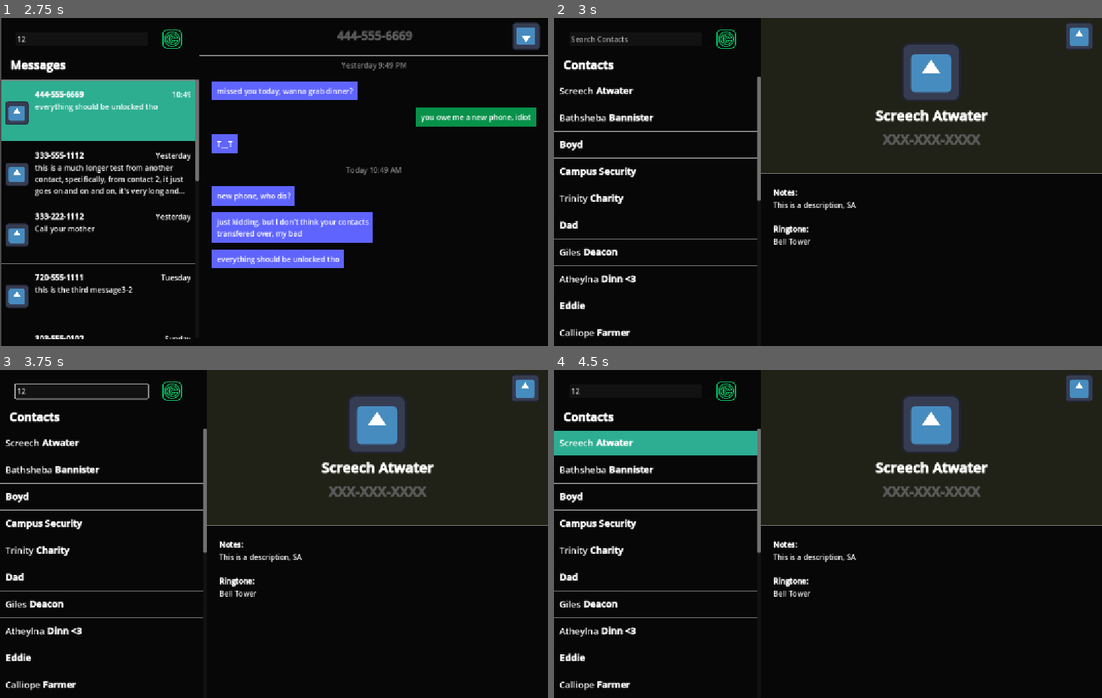
Above: before the commit, frames 1-4 (two rows, left to right).
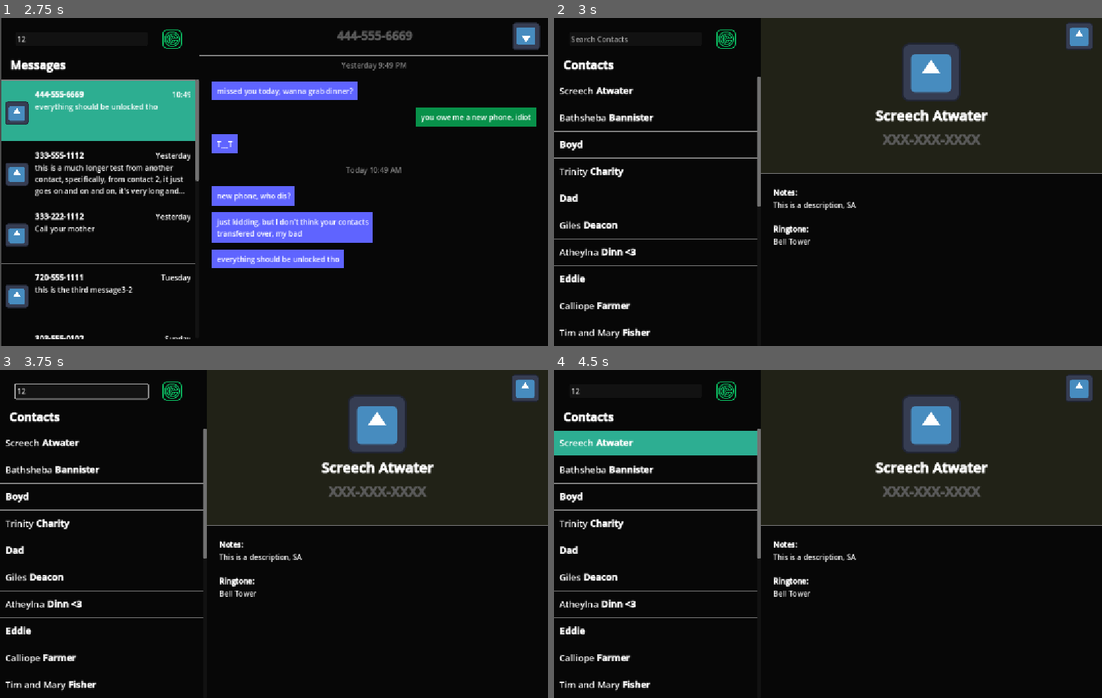
Above: after the commit, the same moments.

Repository: cyschneck/new-phone-who-dis
Game: Godot game, scene res://scenes/_main/start_menu.tscn
The game is run twice, just before and just after one commit, with the same random seed, the same clock (stepped at 60 frames per second) and the same inputs. The engine's default icon, where the game draws it, is replaced by a stand-in: a white triangle on a blue panel in a dark square.
Inputs (mouse positions are in pixels of both pictures, inside the frame that each line leads up to):
- Up to frame 1 (2.75 s): click (274, 306) at 0.5 s; click (82, 37) at 1.27 s; type "12" at 1.35 s; click (98, 109) at 2.02 s
- Up to frame 2 (3 s): click (1080, 37) at 2.75 s
- Up to frame 3 (3.75 s): click (82, 389) at 3.52 s; type "12" at 3.6 s
- Up to frame 4 (4.5 s): click (652, 442) at 4.27 s

Frame 1 is identical in both runs. In frame 2, 1.5% of the frame differs, in the area x 1-38%, y 45-98%; in frame 3, 1.5%; in frame 4, 1.5%.

Commit message:
new popup when contacts are correct

Diff:
--- a/new-phone-who-dis/data/contact_list.json
+++ b/new-phone-who-dis/data/contact_list.json
@@ -146,11 +146,4 @@
 		"description": "Brother",
 		"number": "303-555-0102",
 	},
-	"contact 22": {
-		"first_name": "Campus Security",
-		"last_name": "",
-		"icon": "icon_path",
-		"description": "Campus Security (old number)",
-		"number": "302-555-1117",
-	},
 }
--- a/new-phone-who-dis/project.godot
+++ b/new-phone-who-dis/project.godot
@@ -17,7 +17,7 @@
 
 [autoload]
 
-GameManager="*res://scripts/game_manager.gd"
+GameManager="*res://scripts/managers/game_manager.gd"
 
 [display]
 
--- a/new-phone-who-dis/scenes/_main/contacts.tscn
+++ b/new-phone-who-dis/scenes/_main/contacts.tscn
@@ -2,7 +2,7 @@
 
 [ext_resource type="Script" uid="uid://cfmtt801jgikh" path="res://scripts/contacts/contacts_manager.gd" id="1_wdjsl"]
 [ext_resource type="Texture2D" uid="uid://b4hrwgkmvlmdj" path="res://images/icons8-settings-50-0CCE6B.png" id="2_3nqok"]
-[ext_resource type="Script" uid="uid://f4530de140nn" path="res://scripts/settings.gd" id="3_yln2p"]
+[ext_resource type="Script" uid="uid://f4530de140nn" path="res://scripts/managers/settings.gd" id="3_yln2p"]
 [ext_resource type="PackedScene" uid="uid://c5rfdd52g1a61" path="res://scenes/contacts/contact_name.tscn" id="4_q0cfa"]
 [ext_resource type="Texture2D" uid="uid://dlvsclu2wa70u" path="res://images/icon.svg" id="5_0si4w"]
 [ext_resource type="Script" uid="uid://da3kvyqflppek" path="res://scripts/contacts/return_to_messages.gd" id="6_gt0pa"]
--- a/new-phone-who-dis/scenes/_main/messages.tscn
+++ b/new-phone-who-dis/scenes/_main/messages.tscn
@@ -3,7 +3,7 @@
 [ext_resource type="Script" uid="uid://do3e4ldyqejfj" path="res://scripts/messages/messages_manager.gd" id="1_dppxf"]
 [ext_resource type="Script" uid="uid://u181dkwfqb85" path="res://scripts/messages/search_bar.gd" id="2_jy8bd"]
 [ext_resource type="Texture2D" uid="uid://b4hrwgkmvlmdj" path="res://images/icons8-settings-50-0CCE6B.png" id="3_bdw3y"]
-[ext_resource type="Script" uid="uid://f4530de140nn" path="res://scripts/settings.gd" id="4_d67uv"]
+[ext_resource type="Script" uid="uid://f4530de140nn" path="res://scripts/managers/settings.gd" id="4_d67uv"]
 [ext_resource type="PackedScene" uid="uid://cmb6w2h80yo6f" path="res://scenes/messages/contact_with_last_message.tscn" id="5_dvosh"]
 [ext_resource type="Texture2D" uid="uid://dlvsclu2wa70u" path="res://images/icon.svg" id="6_l0wf5"]
 [ext_resource type="Script" uid="uid://c0fwdldoayhqb" path="res://scripts/messages/return_to_contacts.gd" id="7_wevnu"]
--- /dev/null
+++ b/new-phone-who-dis/scenes/manager/correct_guess.tscn
@@ -0,0 +1,11 @@
+[gd_scene format=3 uid="uid://bagtumglcy8a2"]
+
+[node name="Contact" type="RichTextLabel"]
+custom_minimum_size = Vector2(0, 42)
+theme_override_font_sizes/bold_font_size = 30
+bbcode_enabled = true
+text = "[b]Full Contact Name -> XXX-XXX-XXX[/b]"
+fit_content = true
+scroll_active = false
+horizontal_alignment = 1
+vertical_alignment = 1
--- /dev/null
+++ b/new-phone-who-dis/scenes/manager/correct_popup.tscn
@@ -0,0 +1,76 @@
+[gd_scene load_steps=3 format=3 uid="uid://brrq7l7yd1vy"]
+
+[ext_resource type="Script" uid="uid://cckvljikq27y" path="res://scripts/managers/correct_popup.gd" id="1_we1my"]
+[ext_resource type="PackedScene" uid="uid://bagtumglcy8a2" path="res://scenes/manager/correct_guess.tscn" id="2_r26vb"]
+
+[node name="CorrectPopup" type="ColorRect"]
+top_level = true
+z_index = 1
+anchors_preset = 8
+anchor_left = 0.5
+anchor_top = 0.5
+anchor_right = 0.5
+anchor_bottom = 0.5
+offset_left = -351.5
+offset_top = -192.0
+offset_right = 351.5
+offset_bottom = 192.0
+grow_horizontal = 2
+grow_vertical = 2
+color = Color(0.270705, 0.201221, 0.634964, 1)
+script = ExtResource("1_we1my")
+
+[node name="ClosePopup" type="Button" parent="."]
+custom_minimum_size = Vector2(200, 70)
+layout_mode = 1
+anchors_preset = 7
+anchor_left = 0.5
+anchor_top = 1.0
+anchor_right = 0.5
+anchor_bottom = 1.0
+offset_left = -100.0
+offset_top = -90.0
+offset_right = 100.0
+offset_bottom = -20.0
+grow_horizontal = 2
+grow_vertical = 0
+size_flags_horizontal = 4
+size_flags_vertical = 8
+theme_override_font_sizes/font_size = 25
+text = "Got it"
+
+[node name="MarginContainer" type="MarginContainer" parent="."]
+layout_mode = 1
+anchors_preset = 15
+anchor_right = 1.0
+anchor_bottom = 1.0
+grow_horizontal = 2
+grow_vertical = 2
+theme_override_constants/margin_left = 10
+theme_override_constants/margin_top = 30
+theme_override_constants/margin_right = 10
+theme_override_constants/margin_bottom = 10
+
+[node name="CorrectAnswers" type="VBoxContainer" parent="MarginContainer"]
+layout_mode = 2
+theme_override_constants/separation = 10
+
+[node name="Contact" parent="MarginContainer/CorrectAnswers" instance=ExtResource("2_r26vb")]
+layout_mode = 2
+
+[node name="HSeparator2" type="HSeparator" parent="MarginContainer/CorrectAnswers"]
+layout_mode = 2
+
+[node name="Contact2" parent="MarginContainer/CorrectAnswers" instance=ExtResource("2_r26vb")]
+layout_mode = 2
+
+[node name="HSeparator3" type="HSeparator" parent="MarginContainer/CorrectAnswers"]
+layout_mode = 2
+
+[node name="Contact3" parent="MarginContainer/CorrectAnswers" instance=ExtResource("2_r26vb")]
+layout_mode = 2
+
+[node name="HSeparator4" type="HSeparator" parent="MarginContainer/CorrectAnswers"]
+layout_mode = 2
+
+[connection signal="pressed" from="ClosePopup" to="." method="_on_close_popup_pressed"]
--- /dev/null
+++ b/new-phone-who-dis/scripts/managers/correct_popup.gd
@@ -0,0 +1,6 @@
+extends ColorRect
+
+
+func _on_close_popup_pressed() -> void:
+	# close popup
+	self.visible = false
--- a/new-phone-who-dis/scripts/game_manager.gd
+++ b/new-phone-who-dis/scripts/managers/game_manager.gd
@@ -12,6 +12,9 @@
 # Store Correct Contact Name and Number
 # Full Name = XXX-XXX-XXXX
 var correct_name_with_number: Dictionary = {}
+var correct_and_sync: Array = []
+const CORRECT_POPUP = preload("res://scenes/manager/correct_popup.tscn")
+const CORRECT_GUESS = preload("res://scenes/manager/correct_guess.tscn")
 
 # Store the Contact Number and Associated Guess
 # XXX-XXX-XXXX = Guess Full Name
@@ -62,6 +65,45 @@
 	if guess == "":
 		guess = contact_number
 	guess_name_with_number_dict[contact_number] = guess
+	check_for_correct()
+
+# check if three contacts are correct
+func check_for_correct() -> void:
+	var correct_guesses = 0
+	var all_correct = []
+	for contact_num in guess_name_with_number_dict.keys():
+		if guess_name_with_number_dict[contact_num] != contact_num:
+			var guess_full_name = guess_name_with_number_dict[contact_num]
+			if correct_name_with_number[guess_full_name] == contact_num:
+				if contact_num not in all_correct:
+					correct_guesses += 1
+					all_correct.append(guess_full_name)
+
+	if correct_guesses == 3:
+		# remove existing children
+		var correct_popup = CORRECT_POPUP.instantiate()
+		var correct_answers_box = correct_popup.get_child(1).get_child(0)
+		for child in correct_answers_box.get_children():
+			child.queue_free()
+
+		# add header
+		var syncing = CORRECT_GUESS.instantiate()
+		syncing.text = "[b]" + "CONTACTS SYNCED" + "[/b]"
+		correct_answers_box.add_child(syncing)
+		var head_hsep = HSeparator.new()
+		correct_answers_box.add_child(head_hsep)
+
+		# add correct guesses
+		for correct_guess in all_correct:
+			correct_and_sync.append(correct_guess)
+			var correct_answer = CORRECT_GUESS.instantiate()
+			correct_answer.text = "[b]" + correct_guess + " -> " + correct_name_with_number[correct_guess] + "[/b]"
+			correct_answers_box.add_child(correct_answer)
+			var new_hsep = HSeparator.new()
+			correct_answers_box.add_child(new_hsep)
+
+		self.add_child(correct_popup)
+
 
 func order_contacts() -> void:
 	# collect all last names (or first names if no last available)
Not shown, added: new-phone-who-dis/scripts/managers/correct_popup.gd.uid
Renamed: new-phone-who-dis/scripts/game_manager.gd.uid -> new-phone-who-dis/scripts/managers/game_manager.gd.uid
Renamed: new-phone-who-dis/scripts/settings.gd -> new-phone-who-dis/scripts/managers/settings.gd
Renamed: new-phone-who-dis/scripts/settings.gd.uid -> new-phone-who-dis/scripts/managers/settings.gd.uid
